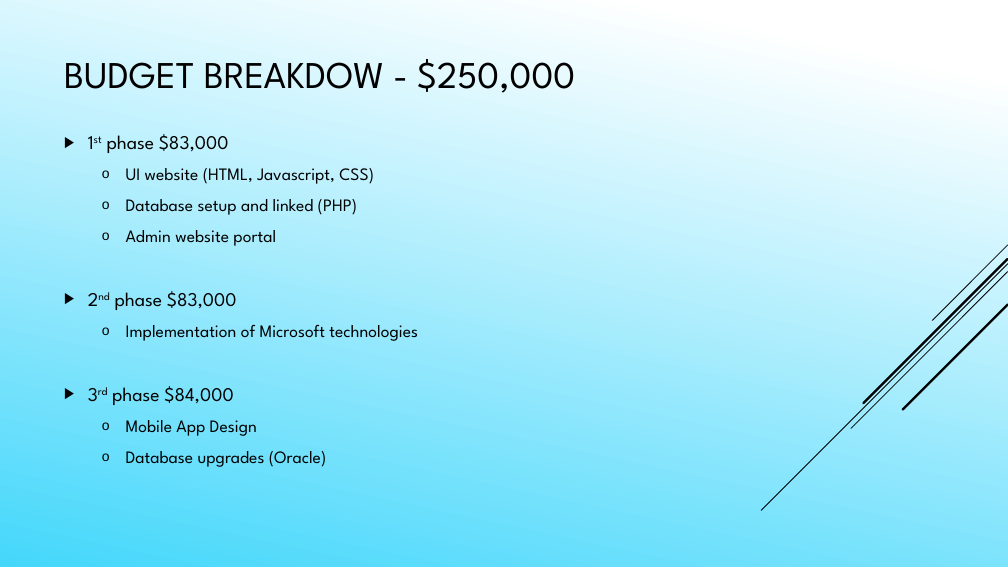
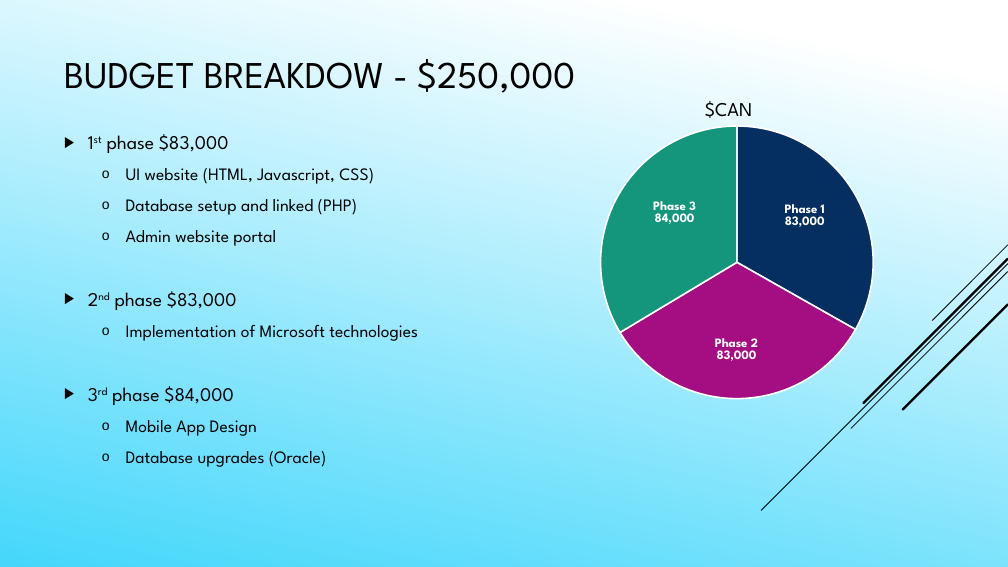
Before and after one commit to Daefikio/OOD2018Team2pro, a slide deck: slide 11 of Presentation Powerpoint.pptx. Drawn at 1008x567 pixels with LibreOffice and Linux fonts; fonts in the diff are those of the drawing. Boxes give left, top, right and bottom in pixels: in the first picture for what was removed or moved away, otherwise in the second. Text is boxed around its words. In the diff, an @@ line names an element or a change of style, - is before the commit and + after.

```diff
--- a/Presentation Powerpoint.pptx
+++ b/Presentation Powerpoint.pptx
@@ pie chart added at <box>463,73,1008,437</box> @@
+title "$CAN"
+categories: Phase 1, Phase 2, Phase 3
+$CAN: 83000, 83000, 84000, -
```
Also in this commit, not shown: 7 other slides changed.
